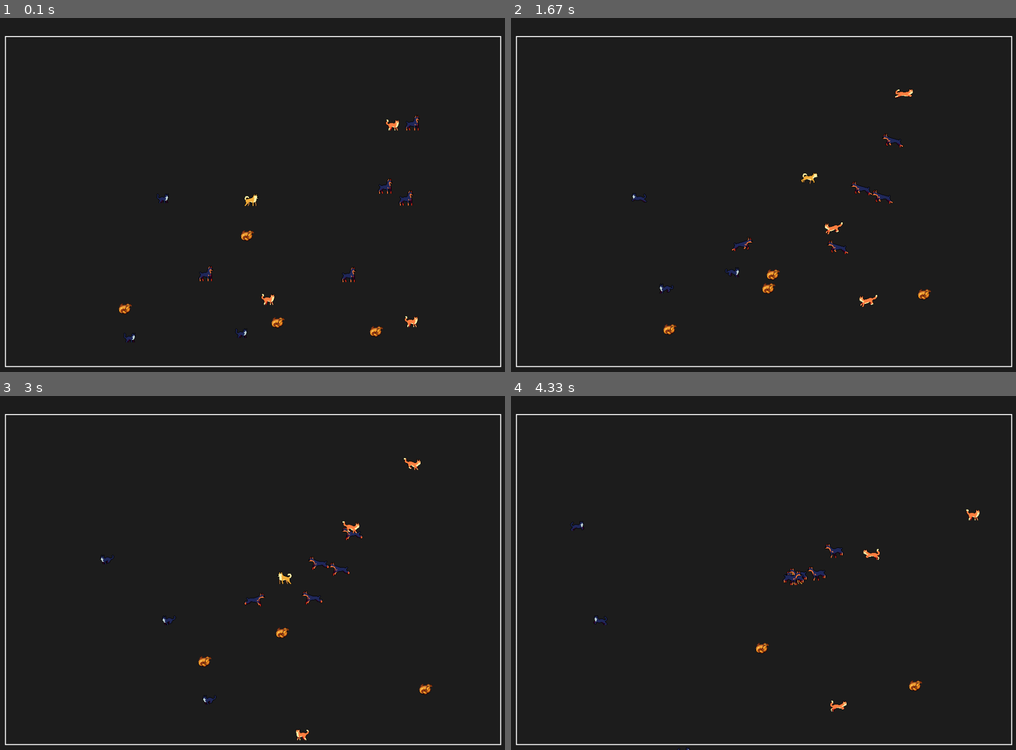
Above: before the commit, frames 1-4 (two rows, left to right).
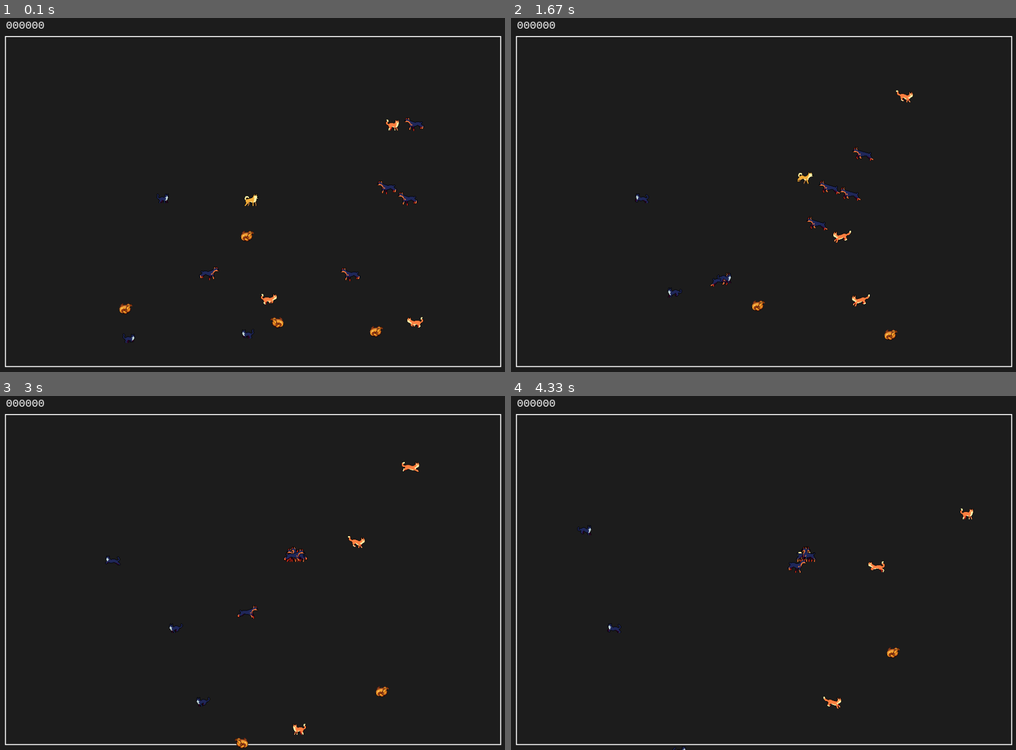
Above: after the commit, the same moments.

Repository: mluizabatista/lpc2025
Game: pygame game, started from atividadefinal/main.py
Same seed, same stepped clock (60 frames per second), same inputs: the game is played once before the commit and once after it.
Inputs:
- Up to frame 1 (0.1 s): no input
- Up to frame 2 (1.67 s): tap Space at 0.33, 0.73, 1.03, 1.23, 1.57 s; hold D 0.67-1.13 s; hold W 1.17-1.47 s; hold D from 1.5 s (still down)
- Up to frame 3 (3 s): tap Space at 1.87, 2.07, 2.37, 2.63 s; release D at 1.97 s; hold A 2-2.53 s; hold S 2.57-2.87 s
- Up to frame 4 (4.33 s): no input

The runs differ from the first frame. In frame 1, 0.8% of the frame differs, in the area x 1-84%, y 0-92%; in frame 2, 1.5%, in the area x 1-84%, y 0-91%; in frame 3, 1.3%; in frame 4, 1.0%.

Commit message:
Attack mechanic (knockback)

Diff:
--- a/atividadefinal/game.py
+++ b/atividadefinal/game.py
@@ -1,7 +1,10 @@
 import pygame
 import random
+from math import dist
+
 from config import WIDTH, HEIGHT, FPS, BORDER_THICKNESS, TOP_BORDER_THICKNESS
-from sprites import Player, DobermannNPC, BlackCatNPC, OrangeCatNPC, ChickenNPC
+from sprites import Player, DobermannNPC, BlackCatNPC, OrangeCatNPC, Chicken
+
 
 class Game:
     def __init__(self):
@@ -10,18 +13,16 @@
         pygame.display.set_caption("Caramel Adventures")
         self.clock = pygame.time.Clock()
 
-        # Grupo único para desenhar/atualizar todas as sprites
+        self.font = pygame.font.SysFont("consolas", 24)
+
         self.all_sprites = pygame.sprite.Group()
-
-        # Grupo adicional para frangos (para detectar remoção facilmente)
         self.chickens = pygame.sprite.Group()
 
-        # ----- PLAYER -----
-        player_x = WIDTH // 2
-        player_y = HEIGHT // 2
-        self.player = Player(player_x, player_y, self.all_sprites)
+        # PLAYER
+        px = WIDTH // 2
+        py = HEIGHT // 2
+        self.player = Player(px, py, self.all_sprites)
 
-        # definir limites de mapa
         self.bounds = pygame.Rect(
             BORDER_THICKNESS,
             TOP_BORDER_THICKNESS,
@@ -30,79 +31,153 @@
         )
         self.player.set_bounds(self.bounds)
 
-        # ----- NPCs -----
         self.spawn_npcs()
         self.spawn_chickens()
 
-        # aplicar limites a todos
-        for sprite in self.all_sprites:
-            if hasattr(sprite, "set_bounds"):
-                sprite.set_bounds(self.bounds)
+        for s in list(self.all_sprites):
+            if hasattr(s, "set_bounds"):
+                s.set_bounds(self.bounds)
 
         self.running = True
 
-    def random_pos(self, margin=60):
-        left = BORDER_THICKNESS + margin
-        right = WIDTH - BORDER_THICKNESS - margin
-        top = TOP_BORDER_THICKNESS + margin
-        bottom = HEIGHT - BORDER_THICKNESS - margin
+    # ============================================================
+    # POSIÇÃO INICIAL LONGE DO PLAYER
+    # ============================================================
+    def random_pos_away_from_player(self, margin, min_distance=100):
+        px, py = self.player.x, self.player.y
 
-        x = random.randint(int(left), int(max(left + 1, right)))
-        y = random.randint(int(top), int(max(top + 1, bottom)))
-        return x, y
+        while True:
+            left = BORDER_THICKNESS + margin
+            right = WIDTH - BORDER_THICKNESS - margin
+            top = TOP_BORDER_THICKNESS + margin
+            bottom = HEIGHT - BORDER_THICKNESS - margin
 
+            x = random.randint(int(left), int(max(left + 1, right)))
+            y = random.randint(int(top), int(max(top + 1, bottom)))
+
+            if dist((x, y), (px, py)) >= min_distance:
+                return x, y
+
+    # ============================================================
+    # NPCs
+    # ============================================================
     def spawn_npcs(self):
-        # Dobermanns
         for _ in range(5):
-            x, y = self.random_pos(80)
+            x, y = self.random_pos_away_from_player(80, 50)
             npc = DobermannNPC(x, y, self.all_sprites)
             npc.player = self.player
 
-        # Black cats
         for _ in range(3):
-            x, y = self.random_pos(60)
+            x, y = self.random_pos_away_from_player(60, 50)
             BlackCatNPC(x, y, self.all_sprites)
 
-        # Orange cats
         for _ in range(3):
-            x, y = self.random_pos(60)
+            x, y = self.random_pos_away_from_player(60, 50)
             OrangeCatNPC(x, y, self.all_sprites)
 
+    # ============================================================
+    # GALINHAS
+    # ============================================================
     def spawn_chickens(self):
         for _ in range(4):
-            x, y = self.random_pos(40)
-            chicken = ChickenNPC(x, y, [self.all_sprites, self.chickens])
+            x, y = self.random_pos_away_from_player(40, 50)
+            Chicken(x, y, [self.all_sprites, self.chickens])
 
-    def draw_border(self):
-        pygame.draw.rect(self.screen, (255, 255, 255), self.bounds, width=2)
+    # ============================================================
+    # LATIDO → EMPURRÃO INSTANTÂNEO DE 150px
+    # ============================================================
+    def apply_bark_knockback(self):
+        """Empurra entidades em raio de 150px, instantaneamente, 150px para longe."""
+        if not self.player.is_barking:
+            return
 
+        px, py = self.player.x, self.player.y
+
+        for ent in list(self.all_sprites):
+            if ent is self.player:
+                continue
+            if ent in self.chickens:
+                continue  # frango não é empurrado
+
+            d = dist((px, py), (ent.x, ent.y))
+
+            if d <= 150:
+                dx = ent.x - px
+                dy = ent.y - py
+                mag = max(1, (dx*dx + dy*dy)**0.5)
+
+                # 150px na direção oposta ao jogador
+                new_x = ent.x + (dx / mag) * 150
+                new_y = ent.y + (dy / mag) * 150
+
+                # CLAMPA DENTRO DAS BORDAS
+                bx, by, bw, bh = self.bounds
+                new_x = max(bx, min(new_x, bx + bw))
+                new_y = max(by, min(new_y, by + bh))
+
+                ent.x = new_x
+                ent.y = new_y
+                ent.rect.center = (ent.x, ent.y)
+
+    # ============================================================
+    # COLISÃO COM GALINHAS
+    # ============================================================
     def handle_chicken_collisions(self):
-        # qualquer entidade colide com frango => frango some
         for chicken in list(self.chickens):
-            collided = pygame.sprite.spritecollide(
-                chicken,
-                self.all_sprites,
-                False,
-                pygame.sprite.collide_mask
-            )
-            for entity in collided:
-                if entity is not chicken:
+            for entity in list(self.all_sprites):
+                if entity is chicken:
+                    continue
+                if entity.rect.colliderect(chicken.rect):
+                    if isinstance(entity, Player):
+                        entity.score += 1000
                     chicken.kill()
+                    break
 
+    # ============================================================
+    # PLAYER vs OUTRAS ENTIDADES
+    # ============================================================
+    def handle_player_entity_collisions(self):
+        for entity in list(self.all_sprites):
+            if entity is self.player:
+                continue
+            if entity in self.chickens:
+                continue
+
+            if entity.rect.colliderect(self.player.rect):
+                self.player.hurt()
+
+    # ============================================================
+    # HUD
+    # ============================================================
+    def draw_score(self):
+        txt = f"{self.player.score:06d}"
+        surf = self.font.render(txt, True, (255, 255, 255))
+        self.screen.blit(surf, (12, 6))
+
+    # ============================================================
+    # GAME LOOP
+    # ============================================================
     def run(self):
         while self.running:
-            dt = self.clock.tick(FPS) / 1000.0
+            dt = self.clock.tick(FPS) / 1000
 
             for event in pygame.event.get():
                 if event.type == pygame.QUIT:
                     self.running = False
+                if event.type == pygame.KEYDOWN:
+                    if event.key == pygame.K_SPACE:
+                        self.player.bark()
+
+            self.apply_bark_knockback()
 
             self.all_sprites.update(dt)
 
             self.handle_chicken_collisions()
+            self.handle_player_entity_collisions()
 
             self.screen.fill((30, 30, 30))
-            self.draw_border()
+            pygame.draw.rect(self.screen, (255,255,255), self.bounds, 2)
+            self.draw_score()
             self.all_sprites.draw(self.screen)
             pygame.display.flip()
 
--- a/atividadefinal/sprites.py
+++ b/atividadefinal/sprites.py
@@ -1,23 +1,42 @@
 import pygame
 import random
+from math import dist
+
 
 def load_spritesheet(image_path, frame_width, frame_height):
     sheet = pygame.image.load(image_path).convert_alpha()
-    sheet_width, sheet_height = sheet.get_size()
+    sw, sh = sheet.get_size()
 
     frames = []
-    for y in range(0, sheet_height, frame_height):
-        for x in range(0, sheet_width, frame_width):
-            if x + frame_width > sheet_width or y + frame_height > sheet_height:
+    for y in range(0, sh, frame_height):
+        for x in range(0, sw, frame_width):
+            if x + frame_width > sw or y + frame_height > sh:
                 continue
-            frame = sheet.subsurface((x, y, frame_width, frame_height))
+            frame = sheet.subsurface((x, y, frame_width, frame_height)).copy()
             frames.append(frame)
     return frames
 
 
-# -------------------- BASE ENTITY ----------------------
+def load_hurt_two_frames(path, frame_w, frame_h):
+    sheet = pygame.image.load(path).convert_alpha()
+    sw, sh = sheet.get_size()
+
+    frames = []
+    for x in range(0, sw, frame_w):
+        if x + frame_w <= sw:
+            frame = sheet.subsurface((x, 0, frame_w, frame_h)).copy()
+            frames.append(frame)
+    return frames
+
+
+# =====================================================
+# CLASSE BASE
+# =====================================================
 class Entity(pygame.sprite.Sprite):
-    def __init__(self, x, y, speed, spritesheet_idle, spritesheet_walk, frame_w, frame_h, groups):
+    def __init__(self, x, y, speed,
+                 spritesheet_idle, spritesheet_walk,
+                 frame_w, frame_h, groups):
+
         super().__init__(groups)
 
         self.x = x
@@ -32,6 +51,7 @@
         self.anim_walk = load_spritesheet(spritesheet_walk, frame_w, frame_h)
 
         self.current_anim = self.anim_idle
+
         self.image = self.current_anim[0]
         self.rect = self.image.get_rect(center=(x, y))
 
@@ -40,6 +60,12 @@
         self.facing_left = False
 
         self.bounds = None
+
+    def set_anim(self, anim):
+        if self.current_anim is not anim:
+            self.current_anim = anim
+            self.frame = 0
+            self.frame_time = 0
 
     def set_bounds(self, bounds):
         self.bounds = bounds
@@ -53,12 +79,13 @@
             self.frame_time = 0
             self.frame = (self.frame + 1) % len(self.current_anim)
 
-            base_img = self.current_anim[self.frame]
-            if self.facing_left:
-                base_img = pygame.transform.flip(base_img, True, False)
-
-            self.image = base_img
-            self.rect = self.image.get_rect(center=(self.x, self.y))
+        base = self.current_anim[self.frame]
+
+        if self.facing_left:
+            base = pygame.transform.flip(base, True, False)
+
+        self.image = base
+        self.rect = self.image.get_rect(center=(self.x, self.y))
 
     def move(self, dt):
         self.x += self.dx * self.speed * dt
@@ -66,7 +93,6 @@
 
         if self.bounds:
             bx, by, bw, bh = self.bounds
-
             if self.x < bx: self.x = bx
             if self.x > bx + bw: self.x = bx + bw
             if self.y < by: self.y = by
@@ -76,18 +102,21 @@
 
     def update(self, dt):
         moving = self.dx != 0 or self.dy != 0
-        self.current_anim = self.anim_walk if moving else self.anim_idle
-
-        if self.dx < 0:
-            self.facing_left = True
-        elif self.dx > 0:
-            self.facing_left = False
+        if moving:
+            self.set_anim(self.anim_walk)
+        else:
+            self.set_anim(self.anim_idle)
+
+        if self.dx < 0: self.facing_left = True
+        if self.dx > 0: self.facing_left = False
 
         self.move(dt)
         self.animate(dt)
 
 
-# -------------------- PLAYER ----------------------
+# =====================================================
+# PLAYER
+# =====================================================
 class Player(Entity):
     def __init__(self, x, y, groups):
         super().__init__(
@@ -99,49 +128,93 @@
             groups=groups
         )
 
+        self.anim_hurt = load_hurt_two_frames("assets/caramel/Hurt.png", 48, 48)
+        self.anim_attack = load_spritesheet("assets/caramel/Attack.png", 48, 48)
+
+        self.is_hurt = False
+        self.hurt_timer = 0
+
+        self.is_barking = False
+        self.bark_timer = 0
+        self.bark_cd = 0
+
+        self.score = 0
+
+    def bark(self):
+        if self.bark_cd > 0 or self.is_hurt:
+            return
+
+        self.is_barking = True
+        self.bark_timer = 0.4
+        self.bark_cd = 7.0
+
+        self.set_anim(self.anim_attack)
+        self.frame = 0
+
+    def hurt(self):
+        if not self.is_hurt:
+            self.is_hurt = True
+            self.hurt_timer = 0.35
+            self.set_anim(self.anim_hurt)
+            self.frame = 0
+
     def update(self, dt):
         keys = pygame.key.get_pressed()
+
         self.dx = keys[pygame.K_d] - keys[pygame.K_a]
         self.dy = keys[pygame.K_s] - keys[pygame.K_w]
-        super().update(dt)
-
-
-# -------------------- DOBERMANN ----------------------
+
+        if self.bark_cd > 0:
+            self.bark_cd -= dt
+
+        if self.is_barking:
+            self.bark_timer -= dt
+            if self.bark_timer <= 0:
+                self.is_barking = False
+            self.animate(dt)
+            return
+
+        if self.is_hurt:
+            self.hurt_timer -= dt
+            if self.hurt_timer <= 0:
+                self.is_hurt = False
+            self.animate(dt)
+            return
+
+        super().update(dt)
+
+
+# =====================================================
+# NPCs
+# =====================================================
 class DobermannNPC(Entity):
     def __init__(self, x, y, groups):
-        super().__init__(
-            x, y,
-            speed=50,
-            spritesheet_idle="assets/dobermann/Idle.png",
-            spritesheet_walk="assets/dobermann/Walk.png",
-            frame_w=48, frame_h=48,
-            groups=groups
-        )
+        super().__init__(x, y, 90,
+            "assets/dobermann/Idle.png",
+            "assets/dobermann/Walk.png",
+            48, 48, groups)
+
         self.player = None
-
-    def update(self, dt):
-        if self.player:
+        self.random_time = 0
+
+    def update(self, dt):
+        if self.player is not None:
             px, py = self.player.x, self.player.y
             dx = px - self.x
             dy = py - self.y
-            dist = max(1, (dx**2 + dy**2) ** 0.5)
-            self.dx = dx / dist
-            self.dy = dy / dist
-
-        super().update(dt)
-
-
-# -------------------- BLACK CAT ----------------------
+            d = max(1, (dx*dx + dy*dy)**0.5)
+
+            self.dx = dx / d
+            self.dy = dy / d
+        super().update(dt)
+
+
 class BlackCatNPC(Entity):
     def __init__(self, x, y, groups):
-        super().__init__(
-            x, y,
-            speed=120,
-            spritesheet_idle="assets/blackcat/Idle.png",
-            spritesheet_walk="assets/blackcat/Walk.png",
-            frame_w=48, frame_h=48,
-            groups=groups
-        )
+        super().__init__(x, y, 110,
+            "assets/blackcat/Idle.png",
+            "assets/blackcat/Walk.png",
+            48, 48, groups)
         self.change_time = 0
 
     def update(self, dt):
@@ -153,17 +226,12 @@
         super().update(dt)
 
 
-# -------------------- ORANGE CAT ----------------------
 class OrangeCatNPC(Entity):
     def __init__(self, x, y, groups):
-        super().__init__(
-            x, y,
-            speed=120,
-            spritesheet_idle="assets/orangecat/Idle.png",
-            spritesheet_walk="assets/orangecat/Walk.png",
-            frame_w=48, frame_h=48,
-            groups=groups
-        )
+        super().__init__(x, y, 110,
+            "assets/orangecat/Idle.png",
+            "assets/orangecat/Walk.png",
+            48, 48, groups)
         self.change_time = 0
 
     def update(self, dt):
@@ -175,42 +243,24 @@
         super().update(dt)
 
 
-# -------------------- CHICKEN NPC ----------------------
-class ChickenNPC(pygame.sprite.Sprite):
-    def __init__(self, x, y, groups):
-        super().__init__(groups)
-
-        img = pygame.image.load("assets/chicken.png").convert_alpha()
-        self.image = pygame.transform.scale(img, (32, 32))
-        self.rect = self.image.get_rect(center=(x, y))
-
-        self.x = x
-        self.y = y
-        self.speed = 70
-        self.dx = random.choice([-1, 0, 1])
-        self.dy = random.choice([-1, 0, 1])
-        self.change_time = random.uniform(0.5, 1.5)
-
-        self.bounds = None
-
-    def set_bounds(self, bounds):
-        self.bounds = bounds
+# =====================================================
+# GALINHA
+# =====================================================
+class Chicken(Entity):
+    def __init__(self, x, y, groups):
+        super().__init__(
+            x, y, 90,
+            "assets/chicken.png",
+            "assets/chicken.png",
+            32, 32, groups
+        )
+        self.change_time = 0
 
     def update(self, dt):
         self.change_time -= dt
         if self.change_time <= 0:
             self.dx = random.choice([-1, 0, 1])
             self.dy = random.choice([-1, 0, 1])
-            self.change_time = random.uniform(0.4, 1.2)
-
-        self.x += self.dx * self.speed * dt
-        self.y += self.dy * self.speed * dt
-
-        if self.bounds:
-            bx, by, bw, bh = self.bounds
-            if self.x < bx: self.x = bx
-            if self.x > bx + bw: self.x = bx + bw
-            if self.y < by: self.y = by
-            if self.y > by + bh: self.y = by + bh
-
-        self.rect.center = (self.x, self.y)
+            self.change_time = random.uniform(0.4, 1.0)
+
+        super().update(dt)
